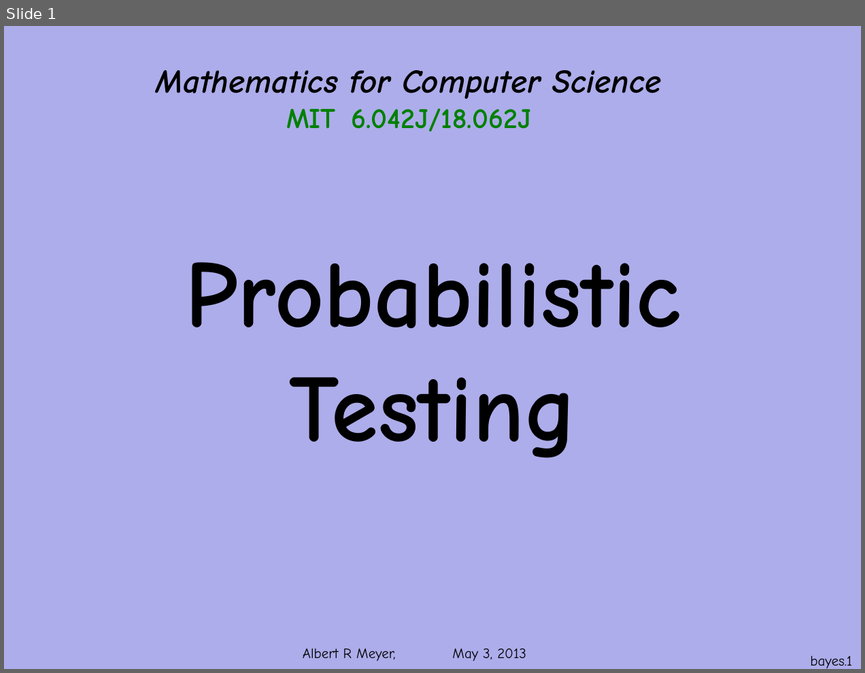
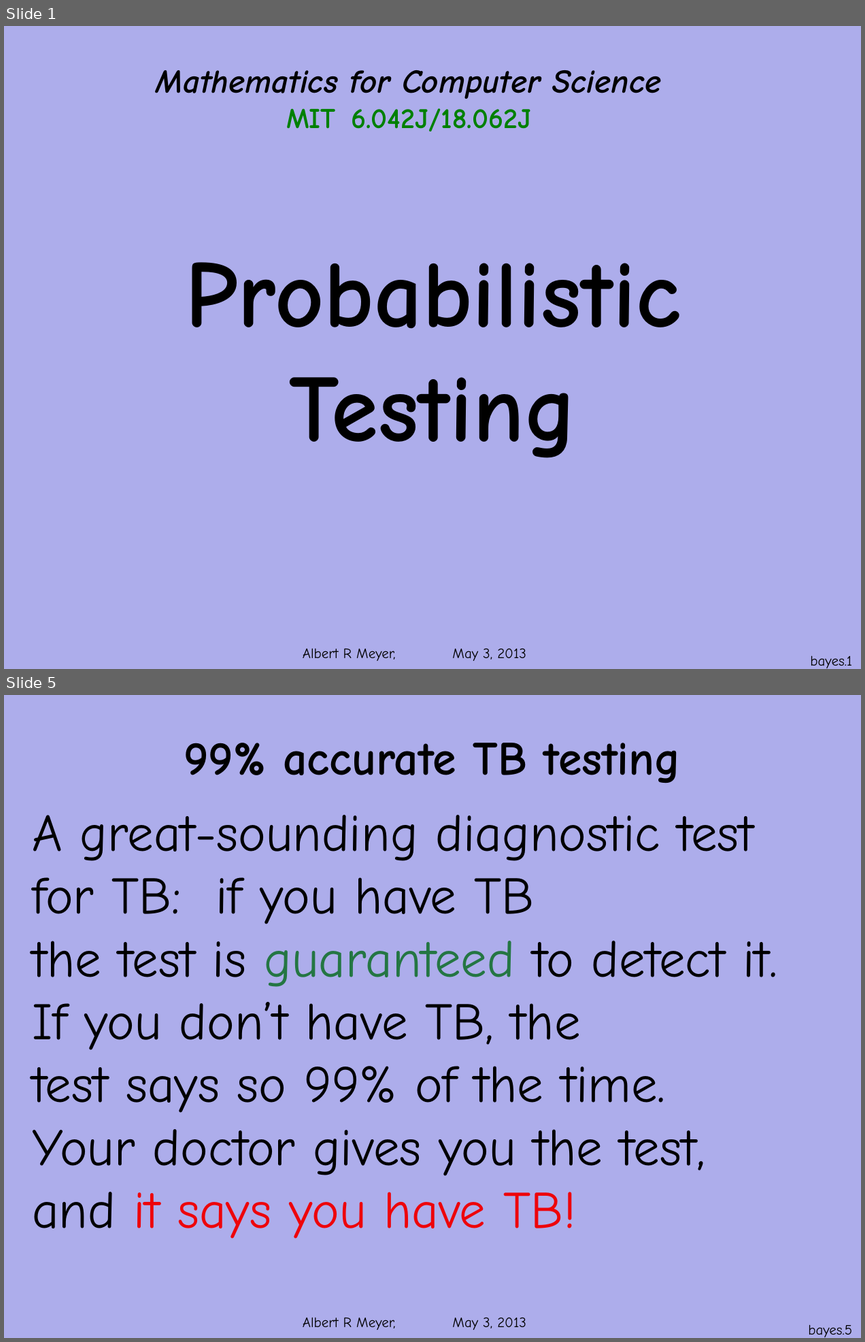
Before and after one commit to armeyer/mcs_web, a slide deck: spring13/slides13/prob-bayes.pptx. Shown one above the other, each under a label of ours: slide 1 before the commit, slides 1 and 5 after it; the slides between them are not shown. The pictures are 865x673 and 865x1342 pixels, drawn with LibreOffice and Linux fonts; fonts in the diff are those of the drawing; background and template pictures are left out. Boxes give left, top, right and bottom in pixels: in the first picture for what was removed or moved away, otherwise in the second. Text is boxed around its words. In the diff, an @@ line names an element or a change of style, - is before the commit and + after.

Commit message:
rewrite prob-bayes.pptx

```diff
--- a/spring13/slides13/prob-bayes.pptx
+++ b/spring13/slides13/prob-bayes.pptx
@@ slide 5 added at <box>4,695,861,1338</box>, background #ADADEB; not listed: 1 template element that a slide beside it also shows @@
@@ title added at <box>184,743,681,783</box>, 40 pt, text #000000, bold @@
+99% accurate TB testing
@@ text added at <box>32,815,777,1238</box>, 44 pt, text #000000 @@
+A great-sounding diagnostic test for TB: if you have TB
+the test is guaranteed to detect it. If you don’t have TB, the
+test says so 99% of the time.
+Your doctor gives you the test,
+and it says you have TB!
@@ line added from (118, 1028) to (118, 1028), #000000 0.75 pt @@
@@ page number added at <box>808,1324,852,1337</box>, 12 pt, text #000000 @@
+bayes.5
```
Also in this commit, not shown: 7 slides changed, 15 other slides added, 4 slides removed.
